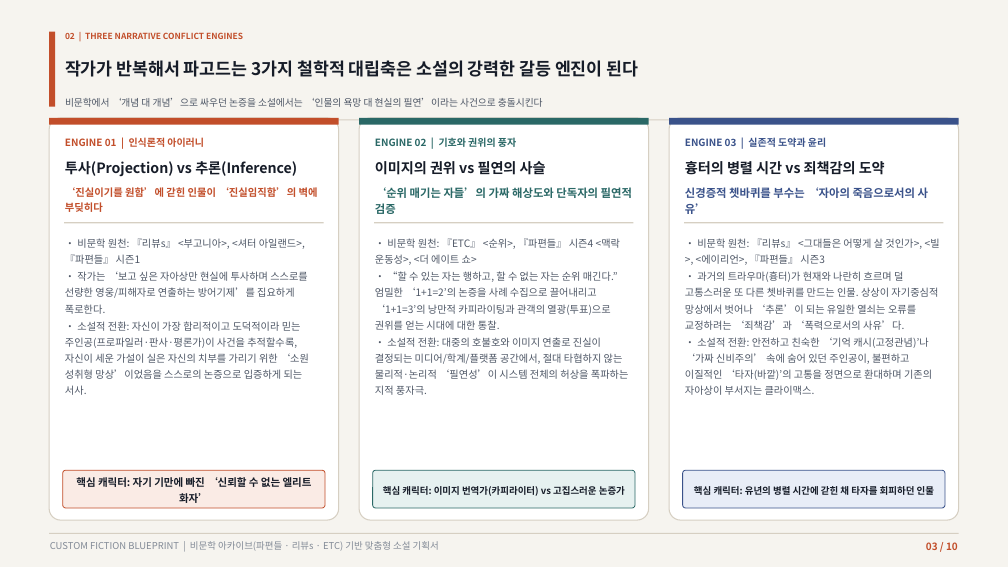
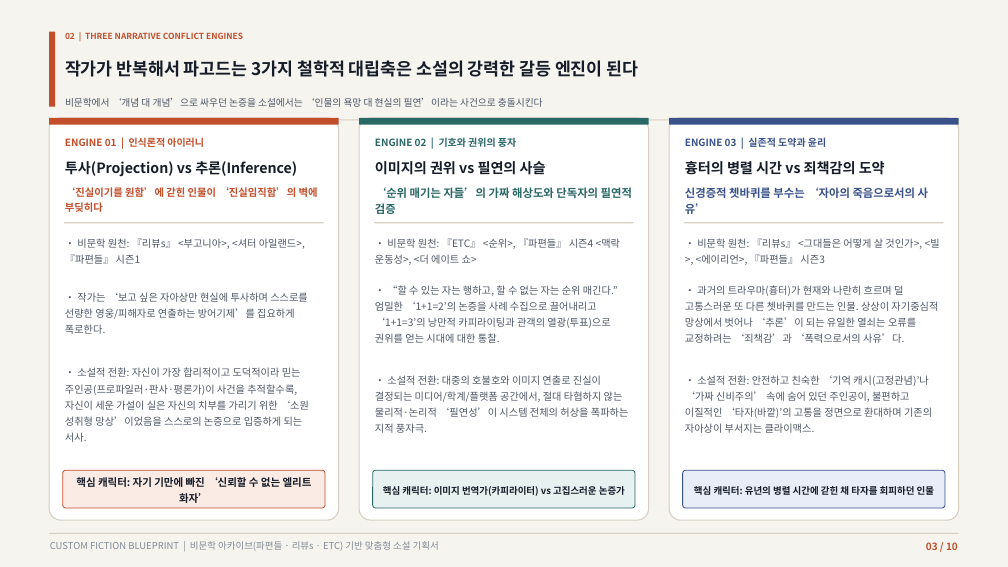
Before and after one commit to lietzsche/dev-lab, a slide deck: slide 3 of 맞춤형_소설기획_제안서.pptx. Drawn at 1008x567 pixels with LibreOffice and Linux fonts; fonts in the diff are those of the drawing. Boxes give left, top, right and bottom in pixels: in the first picture for what was removed or moved away, otherwise in the second. Text is boxed around its words. In the diff, an @@ line names an element or a change of style, - is before the commit and + after.

Commit message:
PPTX 줄바꿈을 독립 텍스트박스로 분리

```diff
--- a/맞춤형_소설기획_제안서.pptx
+++ b/맞춤형_소설기획_제안서.pptx
@@ text at bbox=[65, 238, 307, 314]: paragraphs removed @@
-• 비문학 원천: 『리뷰s』 <부고니아>, <셔터 아일랜드>, 『파편들』 시즌1
-• 작가는 ‘보고 싶은 자아상만 현실에 투사하며 스스로를 선량한 영웅/피해자로 연출하는 방어기제’를 집요하게 폭로한다.
@@ text added at bbox=[65, 292, 307, 334], 9.7 pt, text #4E5766 @@
+• 작가는 ‘보고 싶은 자아상만 현실에 투사하며 스스로를 선량한 영웅/피해자로 연출하는 방어기제’를 집요하게 폭로한다.
@@ text "• “할 수 있는 자는 ..." at bbox=[375, 285, 618, 343]: less space between paragraphs @@
@@ text "• “할 수 있는 자는 ...": place and size @@
-text "• “할 수 있는 자는 ..." at bbox=[375, 238, 628, 395]
+text "• “할 수 있는 자는 ..." at bbox=[375, 285, 618, 343]
@@ text "• 과거의 트라우마(흉터)가 현재와 나란히 ...": place and size @@
-text "• 과거의 트라우마(흉터)가 현재와 나란히 ..." at bbox=[685, 238, 940, 395]
+text "• 과거의 트라우마(흉터)가 현재와 나란히 ..." at bbox=[685, 285, 938, 343]
@@ text "• 과거의 트라우마(흉터)가 현재와 나란히 ..." at bbox=[685, 285, 938, 343]: less space between paragraphs @@
@@ text at bbox=[375, 337, 628, 395]: paragraph removed @@
-• 소설적 전환: 대중의 호불호와 이미지 연출로 진실이 결정되는 미디어/학계/플랫폼 공간에서, 절대 타협하지 않는 물리적·논리적 ‘필연성’이 시스템 전체의 허상을 폭파하는 지적 풍자극.
@@ text at bbox=[685, 337, 932, 395]: paragraph removed @@
-• 소설적 전환: 안전하고 친숙한 ‘기억 캐시(고정관념)’나 ‘가짜 신비주의’ 속에 숨어 있던 주인공이, 불편하고 이질적인 ‘타자(바깥)’의 고통을 정면으로 환대하며 기존의 자아상이 부서지는 클라이맥스.
@@ text "• 소설적 전환: 자신이 가장 ...": place and size @@
-text "• 소설적 전환: 자신이 가장 ..." at bbox=[65, 238, 309, 395]
+text "• 소설적 전환: 자신이 가장 ..." at bbox=[65, 367, 309, 442]
@@ text added at bbox=[375, 375, 628, 433], 9.7 pt, text #4E5766 @@
+• 소설적 전환: 대중의 호불호와 이미지 연출로 진실이 결정되는 미디어/학계/플랫폼 공간에서, 절대 타협하지 않는 물리적·논리적 ‘필연성’이 시스템 전체의 허상을 폭파하는 지적 풍자극.
@@ text added at bbox=[685, 375, 932, 433], 9.7 pt, text #4E5766 @@
+• 소설적 전환: 안전하고 친숙한 ‘기억 캐시(고정관념)’나 ‘가짜 신비주의’ 속에 숨어 있던 주인공이, 불편하고 이질적인 ‘타자(바깥)’의 고통을 정면으로 환대하며 기존의 자아상이 부서지는 클라이맥스.
```
Also in this commit, not shown: 4 other slides changed, 8 other files.
